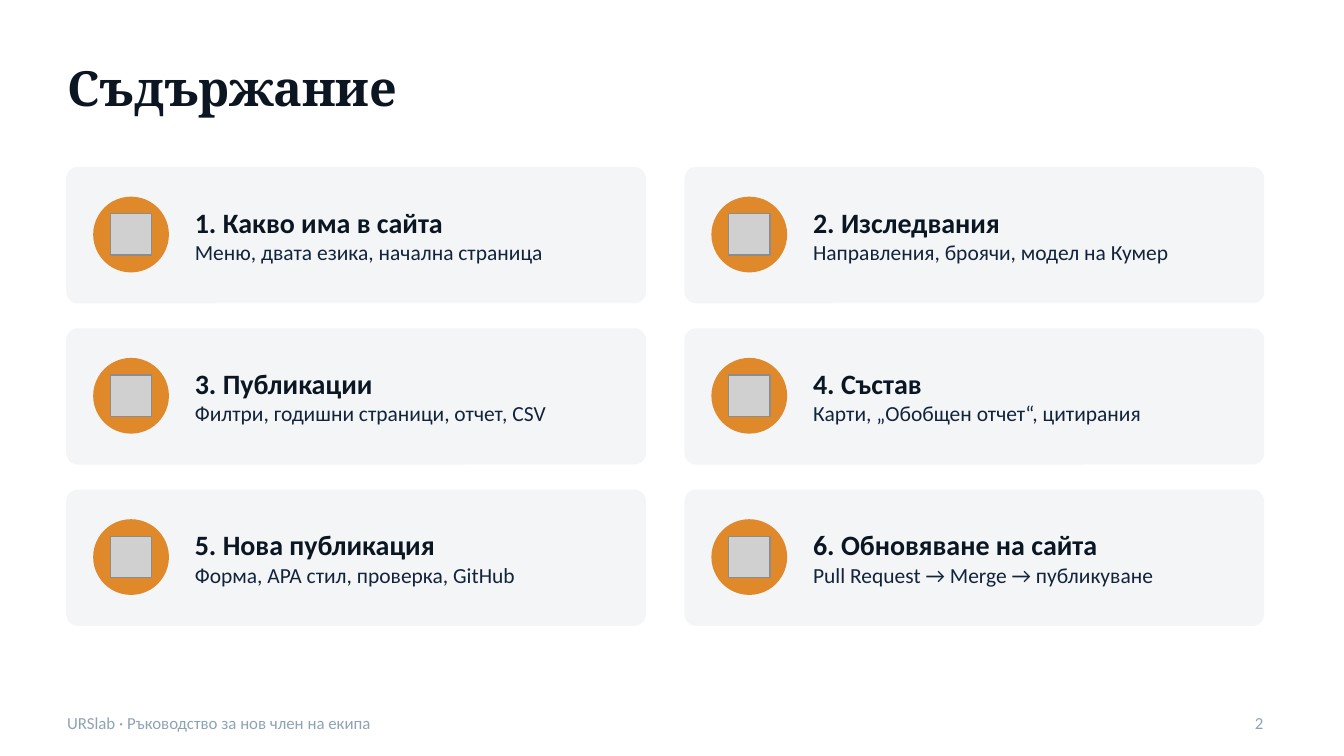
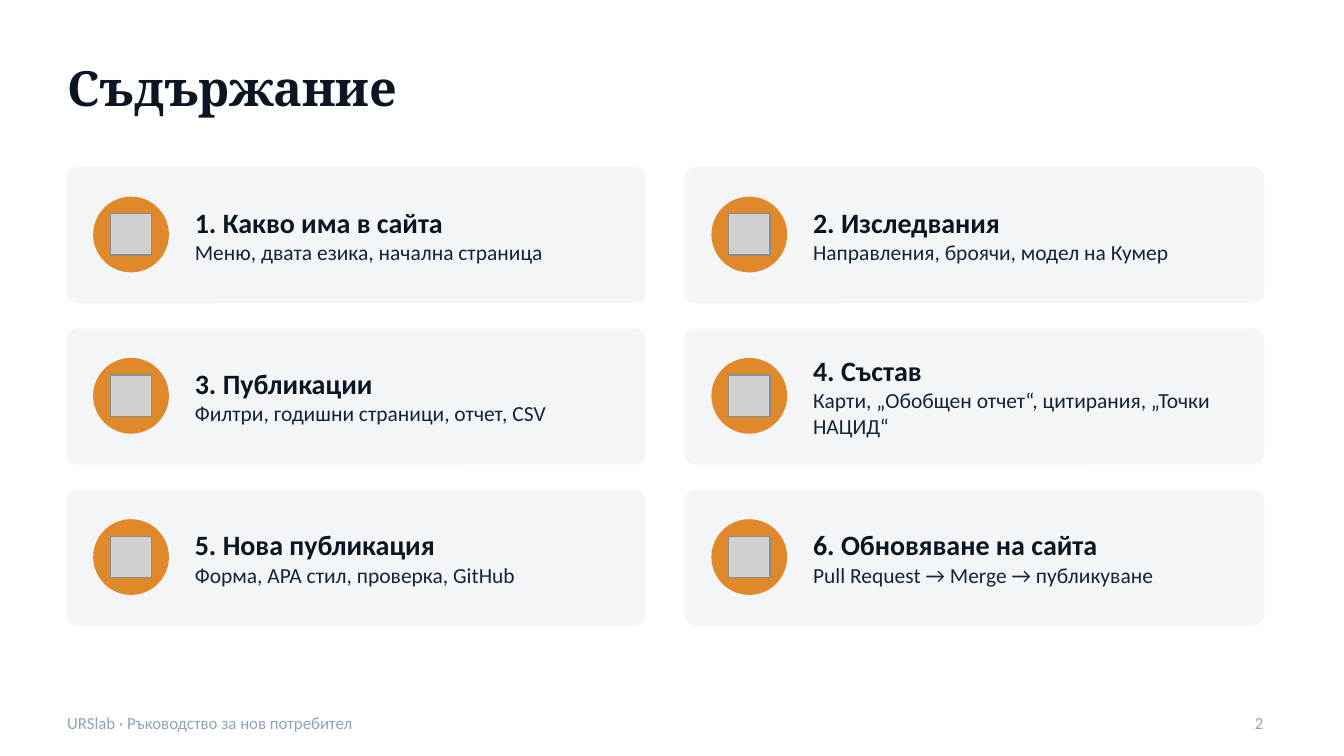
Before and after one commit to urslab-irbas/urslab-site, a slide deck: slide 2 of public/docs/URSlab-rakovodstvo.pptx. Drawn at 1344x756 pixels with LibreOffice and Linux fonts; fonts in the diff are those of the drawing; grey boxes stand for pictures. Boxes give left, top, right and bottom in pixels: in the first picture for what was removed or moved away, otherwise in the second. Text is boxed around its words. In the diff, an @@ line names an element or a change of style, - is before the commit and + after.

```diff
--- a/public/docs/URSlab-rakovodstvo.pptx
+++ b/public/docs/URSlab-rakovodstvo.pptx
@@ text at bbox=[813, 392, 1210, 438]: text changed @@
-Карти, „Обобщен отчет“, цитирания
+Карти, „Обобщен отчет“, цитирания, „Точки НАЦИД“
@@ text at bbox=[67, 717, 352, 732]: text changed @@
-URSlab · Ръководство за нов член на екипа
+URSlab · Ръководство за нов потребител
```
Also in this commit, not shown: 16 other slides changed, 1 slide added, 27 other files.
